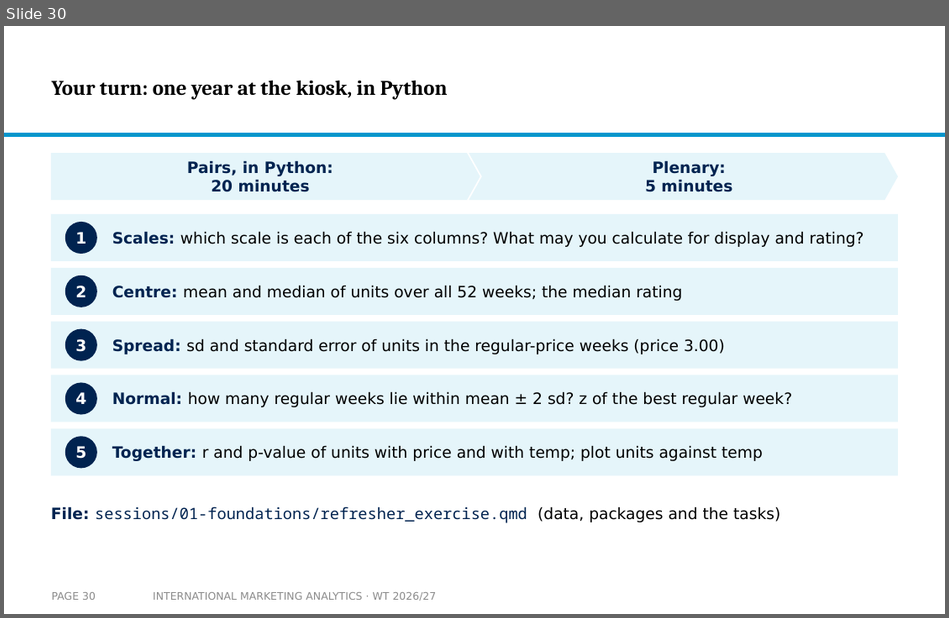
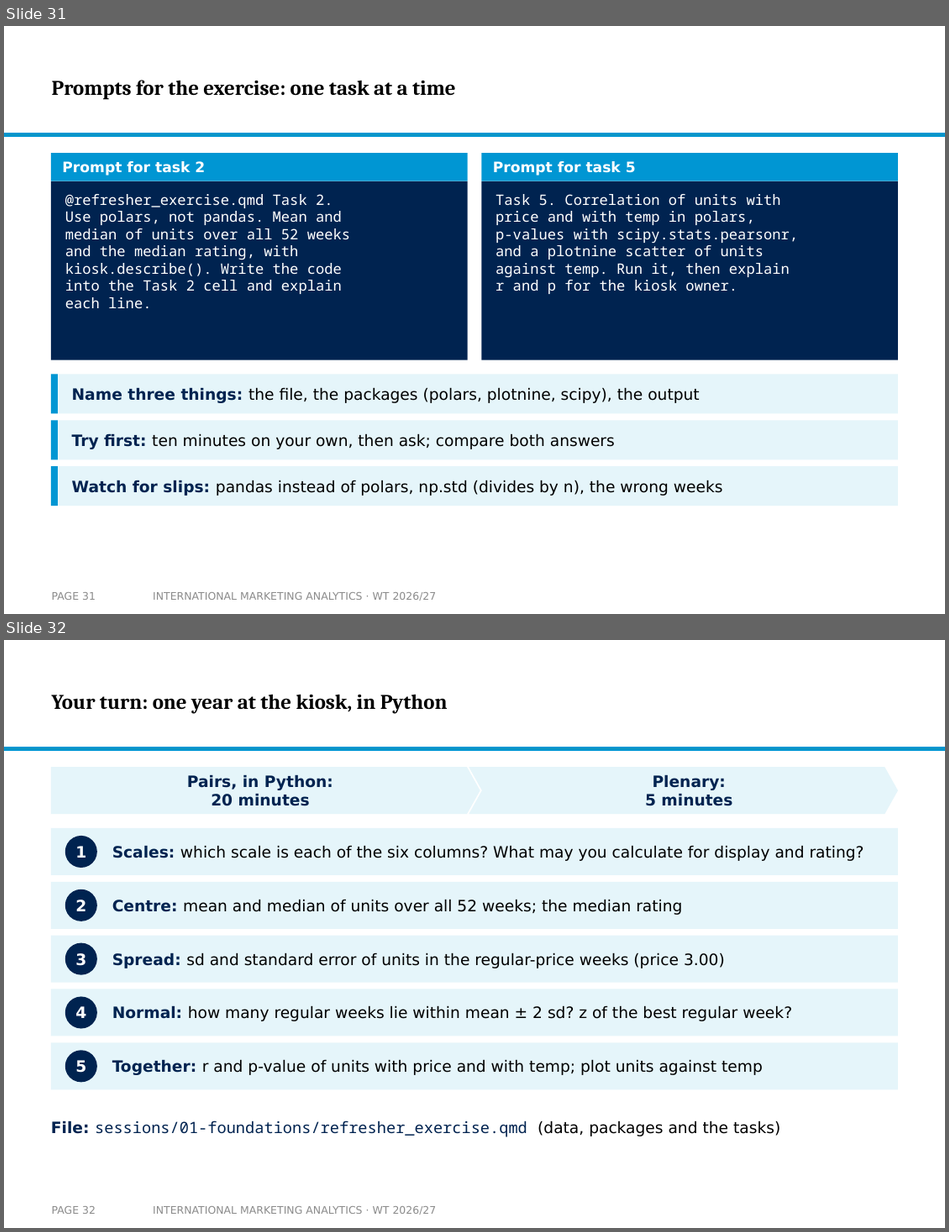
Before and after one commit to arnefloh-wu/international-marketing-analytics-teaching, a slide deck: slides/01b_statistics-and-regression_WT26-27.pptx. Shown one above the other, each under a label of ours: slide 30 before the commit, slides 31 and 32 after it. The pictures are 949x618 and 949x1232 pixels, drawn with LibreOffice and Linux fonts; fonts in the diff are those of the drawing; background and template pictures are left out. Boxes give left, top, right and bottom in pixels: in the first picture for what was removed or moved away, otherwise in the second. Text is boxed around its words. In the diff, an @@ line names an element or a change of style, - is before the commit and + after.

```diff
--- a/slides/01b_statistics-and-regression_WT26-27.pptx
+++ b/slides/01b_statistics-and-regression_WT26-27.pptx
@@ slide 31 added at (4,26,945,614), background #FFFFFF; not listed: 1 template element that a slide beside it also shows @@
@@ title added at (52,80,456,99), 16 pt, text #000000, bold @@
+Prompts for the exercise: one task at a time
@@ rectangle added at (51,153,467,181), fill #0096D3 @@
@@ text added at (62,161,205,176), 11 pt, text #FFFFFF, bold @@
+Prompt for task 2
@@ rectangle added at (482,153,898,181), fill #0096D3 @@
@@ text added at (493,161,636,176), 11 pt, text #FFFFFF, bold @@
+Prompt for task 5
@@ rectangle added at (51,181,467,360), fill #002350 @@
@@ text added at (65,194,350,308), 11 pt, text #FFFFFF @@
+@refresher_exercise.qmd Task 2.
+Use polars, not pandas. Mean and
+median of units over all 52 weeks
+and the median rating, with
+kiosk.describe(). Write the code
+into the Task 2 cell and explain
+each line.
@@ rectangle added at (482,181,898,360), fill #002350 @@
@@ text added at (495,194,798,294), 11 pt, text #FFFFFF @@
+Task 5. Correlation of units with
+price and with temp in polars,
+p-values with scipy.stats.pearsonr,
+and a plotnine scatter of units
+against temp. Run it, then explain
+r and p for the kiosk owner.
@@ rectangle added at (51,374,898,413), fill #E5F5FA @@
@@ rectangle added at (51,374,58,413), fill #0096D3 @@
@@ text added at (72,387,699,403), 12 pt, text #000000 @@
+Name three things: the file, the packages (polars, plotnine, scipy), the output
@@ rectangle added at (51,420,898,459), fill #E5F5FA @@
@@ rectangle added at (51,420,58,459), fill #0096D3 @@
@@ text added at (72,433,615,449), 12 pt, text #000000 @@
+Try first: ten minutes on your own, then ask; compare both answers
@@ rectangle added at (51,466,898,506), fill #E5F5FA @@
@@ rectangle added at (51,466,58,506), fill #0096D3 @@
@@ text added at (72,480,723,496), 12 pt, text #000000 @@
+Watch for slips: pandas instead of polars, np.std (divides by n), the wrong weeks
@@ page number added at (52,592,96,600), 8 pt, text #8C8C8C @@
+PAGE 31
@@ text added at (153,592,437,601), 8 pt, text #8C8C8C @@
+INTERNATIONAL MARKETING ANALYTICS · WT 2026/27
@@ what was slide 30 is now slide 32 @@
@@ page number at (52,1206,96,1214): text changed @@
-PAGE 30
+PAGE 32
```
Also in this commit, not shown: 1 other slide added, 2 other files.
